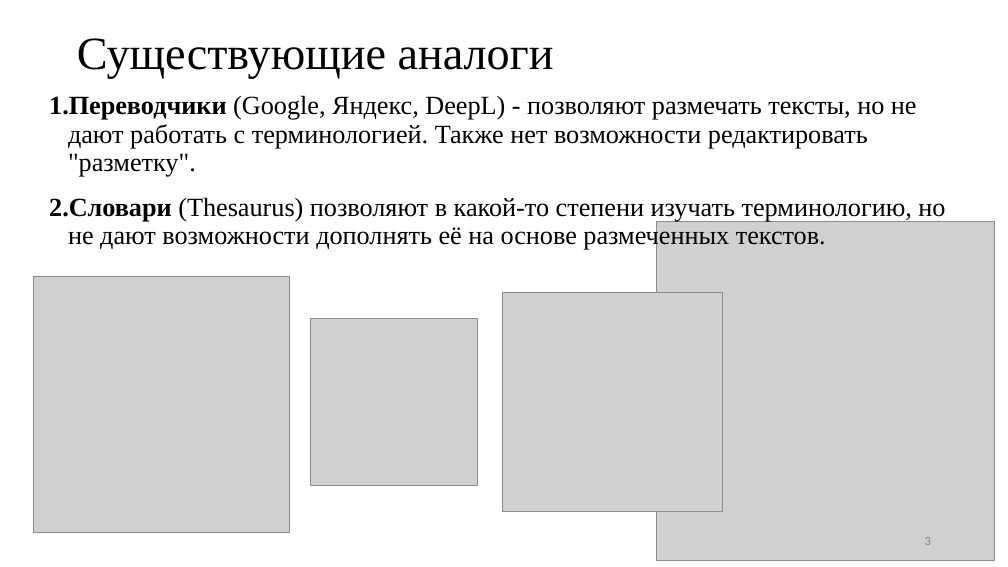
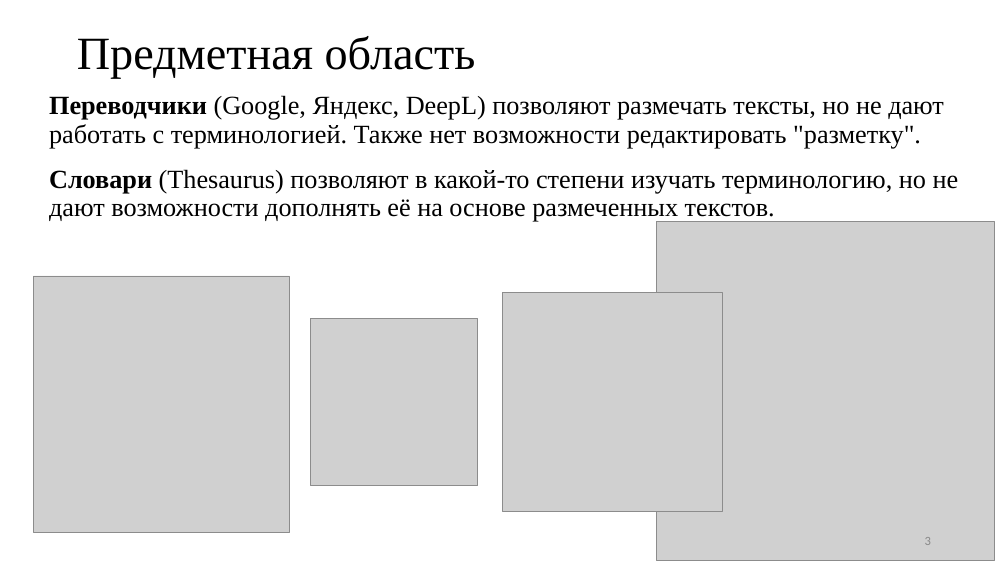
Before and after one commit to Inspirate789/Thermy-backend, a slide deck: slide 3 of docs/presentation/databases/presentation.pptx. Drawn at 1008x567 pixels with LibreOffice and Linux fonts; fonts in the diff are those of the drawing; grey boxes stand for pictures. Boxes give left, top, right and bottom in pixels: in the first picture for what was removed or moved away, otherwise in the second. Text is boxed around its words. In the diff, an @@ line names an element or a change of style, - is before the commit and + after.

```diff
--- a/docs/presentation/databases/presentation.pptx
+++ b/docs/presentation/databases/presentation.pptx
@@ title at [77,36,476,79]: text changed @@
-Существующие аналоги
+Предметная область
@@ text at [49,95,944,149]: text changed @@
-1. Переводчики (Google, Яндекс, DeepL) - позволяют размечать тексты, но не дают работать с терминологией. Также нет возможности редактировать "разметку".
+Переводчики (Google, Яндекс, DeepL) позволяют размечать тексты, но не дают работать с терминологией. Также нет возможности редактировать "разметку".
@@ text at [49,169,959,222]: bullet 1. to none @@
```
Also in this commit, not shown: 6 other slides changed, 1 slide added, 1 slide removed, 1 other file.
